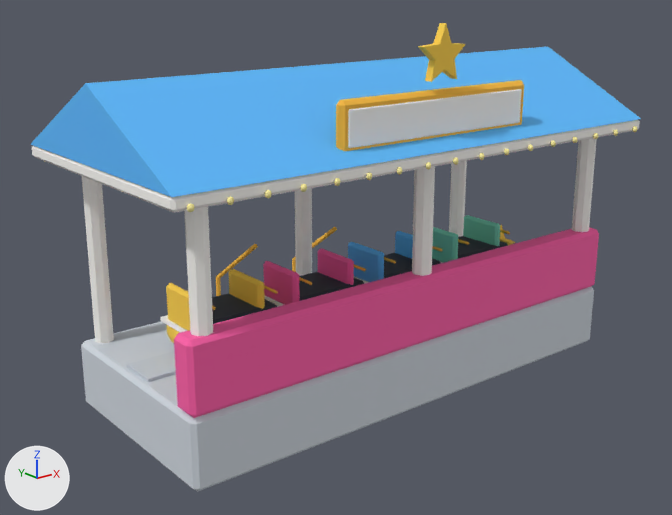
The glTF model public/models/buildings/park-coaster.glb as it was, and as the next commit left it.
One viewpoint serves both versions: a 50 mm camera at (205.19, -10.46, 6.15) aimed at (213.67, 0.13, 1.92). The axes (+X, +Y, +Z) are drawn at lower left. The lights are the same throughout. The older version comes first. Where no turn or scale is listed for an object, it has been applied to the vertices.

The first picture shows 'pk_coaster_car0_mesh', 'pk_coaster_car1_mesh', 'pk_coaster_car2_mesh', 'pk_coaster_car3_mesh', 'pk_coaster_mesh'.
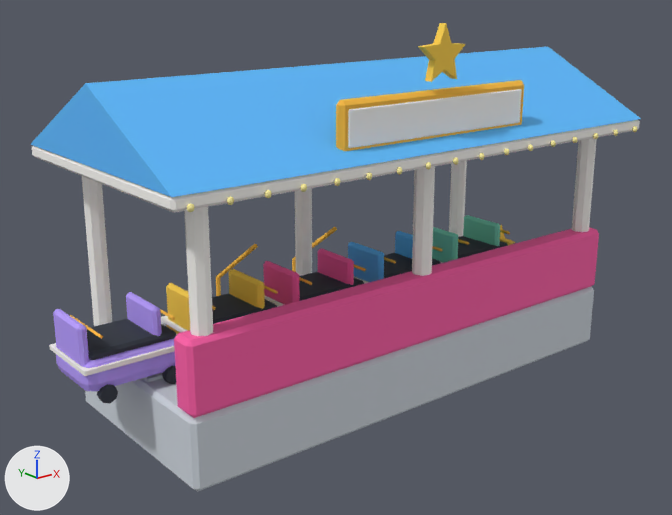
Changed parts and their boxes (x1, y1, x2, y2) in the pictures (672 x 515 px):
```json
{"object": "pk_coaster_car4_mesh", "change": "added", "after": [49, 292, 177, 403]}
```

Edits to the scene script, one JSON object a line:
```json
{"op": "add", "block": "me_pk_coaster_car4_mesh", "code": ["me_pk_coaster_car4_mesh = bpy.data.meshes.new('pk_coaster_car4_mesh')", "me_pk_coaster_car4_mesh.from_pydata(...)  # 216 vertices, 388 faces; spans x -0.735..0.735, y -0.55..0.55, z -0.512..0.512", "me_pk_coaster_car4_mesh.materials.append(mat_toy)"]}
{"op": "add", "block": "ob_pk_coaster_car4_mesh", "code": ["ob_pk_coaster_car4_mesh = bpy.data.objects.new('pk_coaster_car4_mesh', me_pk_coaster_car4_mesh)", "ob_pk_coaster_car4_mesh.location = (210.0, 0.0, 1.51)"]}
```
